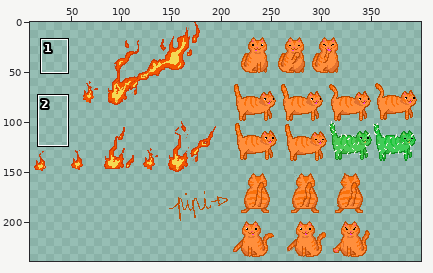
Sprite sheet: Assets/Lord Mc Patoune 2000/Lord Mac Patoune 2000.png. The first picture is a wide view before the edit; the outline marks the close-up.
Close-up. Earlier state:
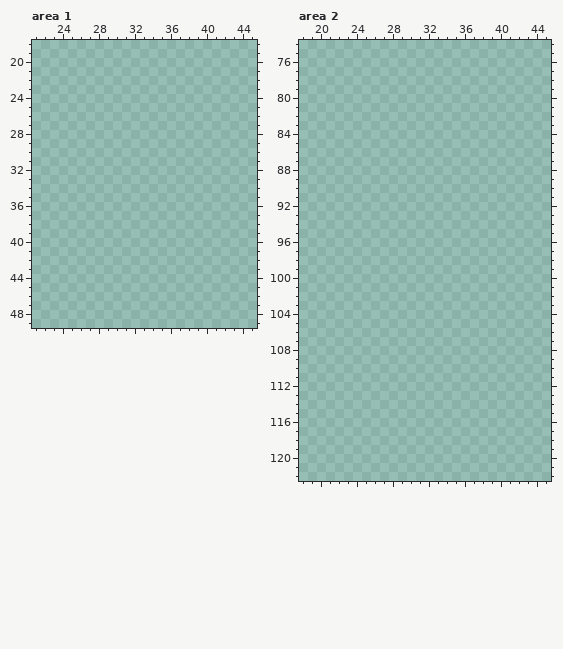
The file is 400x240 pixels. Pixels under 10% opacity are left out. Colours within 5 levels of each other are drawn and written as one. Shown: area 1: x 21..45, y 18..49; area 2: x 18..45, y 74..122. The wide view leaves out empty margins. The commit also changed other parts of the picture, which this record leaves out.
Now the later version:
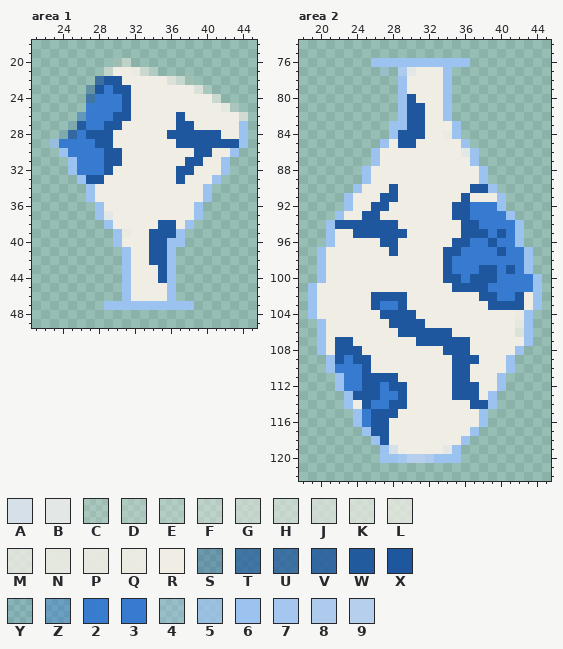
Palette (. is transparent): A #d6e0e8  B #e3e7e6  C #efede433  D #efede44b  E #efede452  F #efede470  G #efede48a  H #efede491  J #efede4a5  K #efede4b3  L #efede4c5  M #efede4cc  N #efede4e3  P #efede4e9  Q #efede4f3  R #efede4  S #1e579d59  T #1e579db4  U #1e579dbc  V #1e579dd2  W #1e579df5  X #1e579d  Y #377bd023  Z #377bd077  2 #377bd0f9  3 #377bd0  4 #9cc2f057  5 #9cc2f0bb  6 #9cc2f0  7 #a5c7ef  8 #aecbed  9 #b5cfec
From old to new:
Changed rows in their new state; - is an unchanged pixel.
Area 1:
first column x 23:
20 -------CF-------------
21 ------HRRQJD----------
22 -----UXXRRRRRMGC------
23 ----SX3XXRRRRRRRMC----
24 ----T333XRRRRRRRRRH---
25 ----2333XRRRRRRRRRRNE-
26 ---Z333XXRRRRRXRRRRRRK
27 --YW33XXRRRRRRXXRRRRR6
28 -YV3XXXRRRRRRXXXXXXRR6
29 53333XXRRRRRRRXXXXXXX6
30 -63333XXRRRRRRRRXXRR6-
31 --6333XXRRRRRRRXXRR6--
32 --6333XRRRRRRRXXRRR6--
33 ---6XXRRRRRRRRXRRR6---
34 ----6RRRRRRRRRRRR6----
35 ----6RRRRRRRRRRRR6----
36 -----6RRRRRRRRRR6-----
37 -----6BRRRRRRRRR6-----
38 ------6RRRRRXXR6------
39 -------6QRRXXX6-------
40 -------6RRRXX66-------
41 --------6RRXX6--------
42 --------6RRXX6--------
43 --------6RRRX6--------
44 --------6RRRX6--------
45 --------6RRRR6--------
46 --------6RRRR6--------
47 ------6666666666------
Area 2:
first column x 19:
 76 -------66666666666--------
 77 --------4-8BRRR6----------
 78 ----------6RRRR6----------
 79 ----------6RRRR6----------
 80 ----------6XRRR6----------
 81 ----------6XXRR6----------
 82 ----------6XXRR6----------
 83 ---------66XXRRR6---------
 84 ---------6XXXRRQ6---------
 85 --------6RXXRRRRR6--------
 86 -------6RRRRRRRRRB6-------
 87 -------6RRRRRRRRRR6-------
 88 ------6RRRRRRRRRRRR6------
 89 ------6RRRRRRRRRRRR6------
 90 -----6RRRXRRRRRRRRXX6-----
 91 ----6RRRXXRRRRRRRXRRR6----
 92 ----6RRXXRRRRRRRXX3336----
 93 ---6RRXXRRRRRRRRXX33336---
 94 --6XXXXXXXRRRRRRRXX33336--
 95 --6RRXXXXXXRRRRRRXXX3X36--
 96 --6RRRRRXXRRRRRRXX33X336--
 97 -6RRRRRRRXRRRRRXX3333X336-
 98 -6RRRRRRRRRRRRRX333333336-
 99 -6RRRRRRRRRRRRRX333XX3X36-
100 -6RRRRRRRRRRRRRXX3XXX33336
101 6RRRRRRRRRRRRRRRXXXX333336
102 6RRRRRRXXXXRRRRRRRRXX33XR6
103 6RRRRRRX33XRRRRRRRRRXXXXR6
104 6RRRRRRRXXXXRRRRRRRRRRRQ6-
105 -6RRRRRRRXXXXRRRRRRRRRRP6-
106 -6RRRRRRRRXXXXXXRRRRRRRL6-
107 -6RXXRRRRRRRXXXXXXRRRRRR6-
108 -6RXXXRRRRRRRRRXXXRRRRR6--
109 --6X3XXRRRRRRRRRXXXRRR6---
110 --6333XRRRRRRRRRXXRRRR6---
111 ---633XXXXRRRRRRXXRRR6----
112 ---633XX3XXRRRRRXXXRR6----
113 ----6XXX33XRRRRRXXXR6-----
114 ----6RX33XXRRRRRRRXX6-----
115 -----63XXXRRRRRRRRR6------
116 -----63XXRRRRRRRRRR6------
117 ------6XXRRRRRRRRR6-------
118 -------6XRRRRRRRR6--------
119 --------6ARRRRRB6---------
120 --------667998666---------
Pixel boxes of the changes (left, top, right, bottom) in both close-ups:
added: (50, 58, 248, 310)
added: (308, 58, 542, 463)
